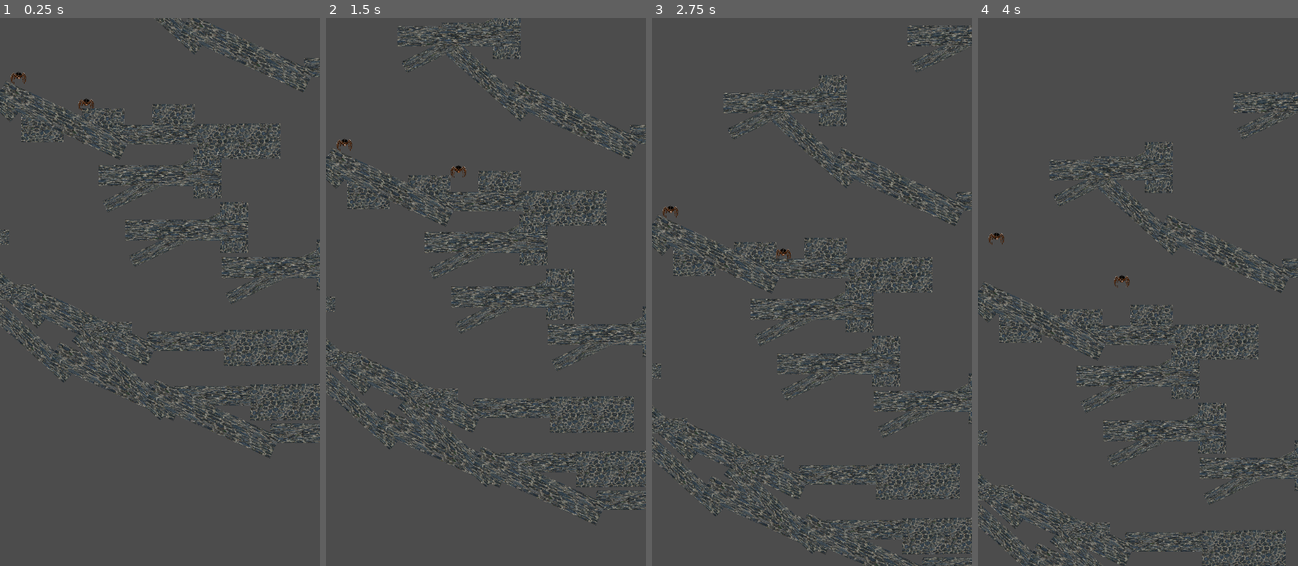
Above: before the commit, frames 1-4 (left to right).
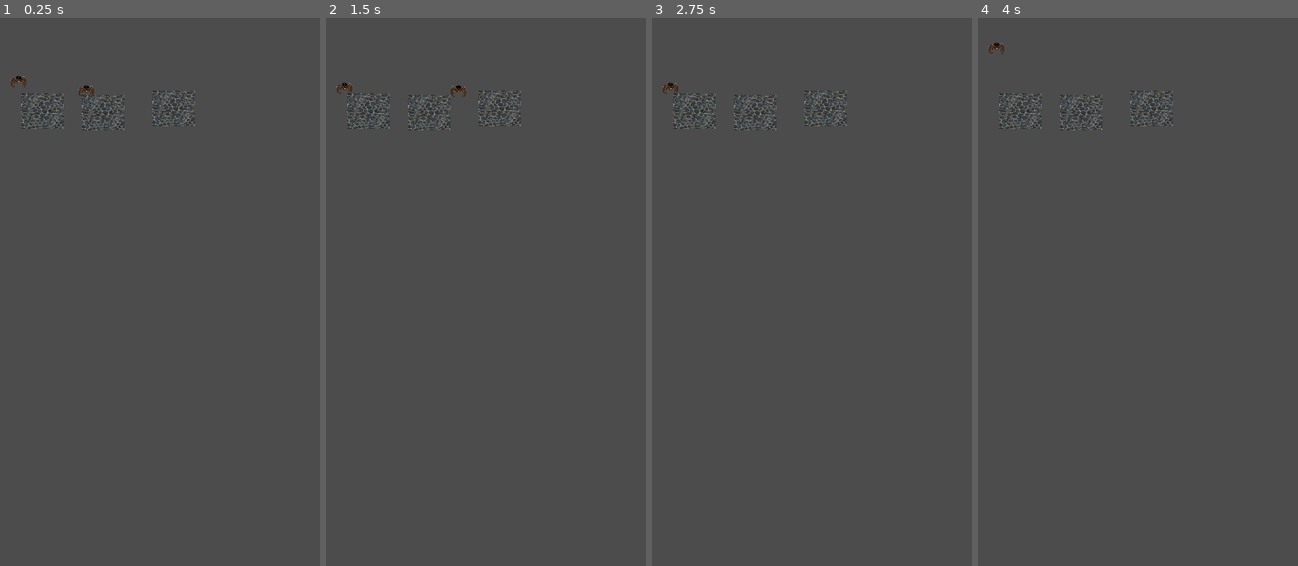
Above: after the commit, the same moments.

Repository: downhillGames/WebOfWar
Game: Godot game, scene res://MAin.tscn
Two runs of this game, one before a commit and one after it. Both use one fixed random seed, a clock stepped at 60 frames per second and the inputs below.
Inputs:
- Up to frame 1 (0.25 s): no input
- Up to frame 2 (1.5 s): tap Enter (ui_accept) at 0.5, 0.77 s; hold Shift (punch1) 0.53-1.28 s; hold D (2p_right) from 0.53 s (still down); tap Shift (punch1) at 1.35 s
- Up to frame 3 (2.75 s): tap Enter (ui_accept) at 1.52 s; release D (2p_right) at 2.03 s; hold A (2p_left) from 2.03 s (still down); hold Shift (punch1) from 2.03 s (still down)
- Up to frame 4 (4 s): release A (2p_left) at 2.78 s; release Shift (punch1) at 2.78 s; hold D (2p_right) from 2.78 s (still down); tap Shift (punch1) at 2.85 s; tap Enter (ui_accept) at 3.02, 3.77 s; hold Shift (punch1) from 3.53 s (still down)

The runs differ from the first frame. In frame 1, 10% of the frame differs, in the area x 0-100%, y 0-81%; in frame 2, 12%, in the area x 0-100%, y 0-93%; in frame 3, 12%; in frame 4, 10%.
Error after the commit: Invalid set index 'position' (on base: 'Nil') with value of type 'Vector2'. (res://test.gd:57)

Commit message:
3pm update

Diff:
--- a/platform1.tscn
+++ b/platform1.tscn
@@ -3,17 +3,22 @@
 [ext_resource path="res://Platform_test.tscn" type="PackedScene" id=1]
 
 [node name="Platform1" type="Node2D"]
+scale = Vector2( 0.970749, 0.59053 )
 
 [node name="Platform_test" parent="." instance=ExtResource( 1 )]
+position = Vector2( -371.878, 93.1367 )
+
+[node name="Platform_test4" parent="." instance=ExtResource( 1 )]
+position = Vector2( 116.405, 281.104 )
+rotation = 0.286172
+scale = Vector2( 1.36393, 0.5 )
 
 [node name="Platform_test2" parent="." instance=ExtResource( 1 )]
-position = Vector2( -73, 144 )
-scale = Vector2( 0.75, 2 )
+position = Vector2( -297.406, 125.333 )
+rotation = 0.231113
+scale = Vector2( 1.54289, -0.472683 )
 
 [node name="Platform_test3" parent="." instance=ExtResource( 1 )]
-position = Vector2( 79, -58 )
-scale = Vector2( 0.75, 1 )
-
-[node name="Platform_test4" parent="." instance=ExtResource( 1 )]
-position = Vector2( 168, -65 )
-scale = Vector2( 0.375, 0.5 )
+position = Vector2( -59.7476, 152.406 )
+rotation = 0.610744
+scale = Vector2( 1.49953, 0.393359 )
--- a/platform2.tscn
+++ b/platform2.tscn
@@ -8,18 +8,19 @@
 position = Vector2( -71, -8 )
 
 [node name="Platform_test2" parent="." instance=ExtResource( 1 )]
-position = Vector2( 6, -55 )
+position = Vector2( 0, -44 )
 scale = Vector2( 0.25, 0.25 )
 
 [node name="Platform_test3" parent="." instance=ExtResource( 1 )]
-position = Vector2( -134, 38 )
+position = Vector2( -154, 71 )
+rotation = -0.444815
 scale = Vector2( 0.73083, 0.364173 )
 
 [node name="Platform_test4" parent="." instance=ExtResource( 1 )]
-position = Vector2( -27, -60 )
-rotation = -1.55167
+position = Vector2( 124, -60 )
+rotation = -0.462806
 scale = Vector2( 0.5, 0.267999 )
 
 [node name="Platform_test5" parent="." instance=ExtResource( 1 )]
-position = Vector2( -150, -46 )
+position = Vector2( 29, -56 )
 scale = Vector2( 0.763948, 0.163657 )
--- a/platform3.tscn
+++ b/platform3.tscn
@@ -5,21 +5,26 @@
 [node name="platform3" type="Node2D"]
 
 [node name="Platform_test" parent="." instance=ExtResource( 1 )]
-position = Vector2( -42, -5 )
-rotation = -0.795098
+position = Vector2( -6, 40 )
+rotation = -0.621794
 scale = Vector2( 0.075223, 0.84837 )
 
 [node name="Platform_test2" parent="." instance=ExtResource( 1 )]
-position = Vector2( -160, 13 )
-scale = Vector2( 0.946111, 0.178609 )
+position = Vector2( -102, 14 )
+scale = Vector2( -1.04668, 0.210881 )
 
 [node name="Platform_test3" parent="." instance=ExtResource( 1 )]
 position = Vector2( -59, 85 )
+rotation = 0.31817
 scale = Vector2( 1.52901, -0.138945 )
 
 [node name="Platform_test4" parent="." instance=ExtResource( 1 )]
-position = Vector2( -114, -47 )
+position = Vector2( -198, -72 )
+rotation = 0.426317
 scale = Vector2( 0.690208, -0.128579 )
+__meta__ = {
+"_edit_group_": true
+}
 
 [node name="Platform_test5" parent="." instance=ExtResource( 1 )]
 position = Vector2( -98, 18 )
--- a/platform4.tscn
+++ b/platform4.tscn
@@ -5,25 +5,26 @@
 [node name="Node2D" type="Node2D"]
 
 [node name="Platform_test2" parent="." instance=ExtResource( 1 )]
-position = Vector2( 6.99998, 2.99999 )
+position = Vector2( 45, 11 )
+rotation = 0.755736
 scale = Vector2( 0.37698, -2.36081 )
 
 [node name="Platform_test3" parent="." instance=ExtResource( 1 )]
-position = Vector2( 39, 42 )
-rotation = 2.9305
+position = Vector2( 33, 37 )
+rotation = 2.59172
 scale = Vector2( 1.27388, 0.104835 )
 
 [node name="Platform_test4" parent="." instance=ExtResource( 1 )]
-position = Vector2( 99, 69 )
-rotation = 0.341082
+position = Vector2( -344, 130 )
+rotation = -0.259349
 scale = Vector2( 0.866596, 0.164588 )
 
 [node name="Platform_test5" parent="." instance=ExtResource( 1 )]
-position = Vector2( -100, 58 )
+position = Vector2( -135, 70 )
 rotation = 0.141019
 scale = Vector2( 1.0125, 0.111042 )
 
 [node name="Platform_test6" parent="." instance=ExtResource( 1 )]
-position = Vector2( -148, 48 )
-rotation = 0.573616
+position = Vector2( -248, 99 )
+rotation = -0.288371
 scale = Vector2( 0.872611, 0.141988 )
--- a/platform5.tscn
+++ b/platform5.tscn
@@ -5,18 +5,21 @@
 [node name="Node2D" type="Node2D"]
 
 [node name="Platform_test" parent="." instance=ExtResource( 1 )]
-position = Vector2( -166, 71 )
+position = Vector2( -85, 61 )
+rotation = -0.0110145
 scale = Vector2( 1.00837, 0.307525 )
 
 [node name="Platform_test2" parent="." instance=ExtResource( 1 )]
-position = Vector2( -78, -11 )
+position = Vector2( 18, 81 )
+rotation = 0.222466
 scale = Vector2( 0.828141, 0.186138 )
 
 [node name="Platform_test3" parent="." instance=ExtResource( 1 )]
-position = Vector2( -79, 8 )
+position = Vector2( -197, -30 )
+rotation = -0.903347
 scale = Vector2( 0.131012, 1.64404 )
 
 [node name="Platform_test4" parent="." instance=ExtResource( 1 )]
-position = Vector2( -140, 50 )
-rotation = -0.111974
+position = Vector2( 134, 127 )
+rotation = 0.0971303
 scale = Vector2( 1.03997, 0.173445 )
--- a/platform6.tscn
+++ b/platform6.tscn
@@ -5,24 +5,25 @@
 [node name="Node2D" type="Node2D"]
 
 [node name="Platform_test" parent="." instance=ExtResource( 1 )]
-position = Vector2( -28, 4 )
+position = Vector2( -11, -49 )
 scale = Vector2( 0.791023, 0.53807 )
 
 [node name="Platform_test2" parent="." instance=ExtResource( 1 )]
-position = Vector2( 63, -34 )
+position = Vector2( 94, -102 )
 
 [node name="Platform_test3" parent="." instance=ExtResource( 1 )]
-position = Vector2( -243, -33 )
+position = Vector2( -208, 22 )
 scale = Vector2( -0.273068, 0.400489 )
 
 [node name="Platform_test4" parent="." instance=ExtResource( 1 )]
-position = Vector2( -213, 15 )
+position = Vector2( -148, 32 )
+rotation = 1.61319
 scale = Vector2( 0.379905, 0.583686 )
 
 [node name="Platform_test5" parent="." instance=ExtResource( 1 )]
-position = Vector2( -142, 50 )
+position = Vector2( -134, 7 )
 scale = Vector2( 0.881193, 0.485024 )
 
 [node name="Platform_test6" parent="." instance=ExtResource( 1 )]
-position = Vector2( 96, -103 )
+position = Vector2( 158, -157 )
 scale = Vector2( 0.226629, 0.840821 )
--- a/platform7.tscn
+++ b/platform7.tscn
@@ -18,10 +18,10 @@
 scale = Vector2( 0.328088, 0.714746 )
 
 [node name="Platform_test4" parent="." instance=ExtResource( 1 )]
-position = Vector2( 202, -22 )
+position = Vector2( 206, 14 )
 
 [node name="Platform_test5" parent="." instance=ExtResource( 1 )]
-position = Vector2( -294, -219 )
+position = Vector2( -310, -220 )
 scale = Vector2( 0.591231, 0.213552 )
 
 [node name="Platform_test6" parent="." instance=ExtResource( 1 )]
@@ -30,10 +30,10 @@
 scale = Vector2( 0.209598, 1.67994 )
 
 [node name="Platform_test7" parent="." instance=ExtResource( 1 )]
-position = Vector2( 280, -23 )
+position = Vector2( 278, 62 )
 
 [node name="Platform_test8" parent="." instance=ExtResource( 1 )]
-position = Vector2( 188, -317 )
+position = Vector2( 103, -266 )
 scale = Vector2( -1.45925, -0.291168 )
 
 [node name="Platform_test9" parent="." instance=ExtResource( 1 )]
--- a/platform8.tscn
+++ b/platform8.tscn
@@ -5,20 +5,21 @@
 [node name="platform8" type="Node2D"]
 
 [node name="Platform_test" parent="." instance=ExtResource( 1 )]
-position = Vector2( 93, 154 )
+position = Vector2( -287, 111 )
+rotation = -0.0669382
 
 [node name="Platform_test2" parent="." instance=ExtResource( 1 )]
-position = Vector2( 19, 104 )
+position = Vector2( -216, 44 )
 
 [node name="Platform_test3" parent="." instance=ExtResource( 1 )]
-position = Vector2( -77, 61 )
+position = Vector2( -152, 7.00001 )
 scale = Vector2( 0.740001, 0.5 )
 
 [node name="Platform_test4" parent="." instance=ExtResource( 1 )]
-position = Vector2( -167, 48 )
-rotation = 0.286096
+position = Vector2( -50, -31 )
+rotation = -0.0299132
 
 [node name="Platform_test5" parent="." instance=ExtResource( 1 )]
-position = Vector2( -257, 33 )
-rotation = 0.366725
+position = Vector2( 19, -65.9999 )
+rotation = -0.368722
 scale = Vector2( 1.55059, 0.210743 )
--- a/platform9.tscn
+++ b/platform9.tscn
@@ -5,18 +5,18 @@
 [node name="platform9" type="Node2D"]
 
 [node name="Platform_test" parent="." instance=ExtResource( 1 )]
-position = Vector2( -265, -101 )
+position = Vector2( -280, -129 )
 scale = Vector2( 0.272709, 0.358368 )
 
 [node name="Platform_test2" parent="." instance=ExtResource( 1 )]
-position = Vector2( -242, -51 )
+position = Vector2( -243, -79 )
 
 [node name="Platform_test3" parent="." instance=ExtResource( 1 )]
-position = Vector2( -200, -5 )
+position = Vector2( -172, -29 )
 
 [node name="Platform_test4" parent="." instance=ExtResource( 1 )]
-position = Vector2( -140, 18 )
+position = Vector2( -104, 40 )
 scale = Vector2( 0.771987, -0.298564 )
 
 [node name="Platform_test5" parent="." instance=ExtResource( 1 )]
-position = Vector2( -79, 41 )
+position = Vector2( 11, 61 )
--- a/test.gd
+++ b/test.gd
@@ -22,28 +22,36 @@
 
 func _ready():
 	var object
-	var rand = randi() % 10 + 1
+	var rand = randi() % 6
 	for i in range(5):
-		if rand == 1:
-			object = newplatform1.instance()
-		elif rand == 2:
-			object = newplatform2.instance()
-		elif rand== 3:
-			object = newplatform3.instance()
-		elif rand== 4:
-			object = newplatform4.instance()
-		elif rand== 5:
-			object = newplatform5.instance()
-		elif rand== 6:
-			object = newplatform6.instance()
-		elif rand== 7:
-			object = newplatform7.instance()
-		elif rand== 8:
-			object = newplatform8.instance()
-		elif rand== 9:
-			object = newplatform9.instance()
-		elif rand== 10:
-			object = newplatform10.instance()
+		if  i%2==0:
+
+			if rand== 1:
+				object = newplatform2.instance()
+			elif rand== 2:
+				object = newplatform4.instance()
+			elif rand== 3:
+				object = newplatform6.instance()
+			elif rand== 4:
+				object = newplatform8.instance()
+			elif rand== 5:
+				object = newplatform10.instance()
+
+		elif  i%2==1:
+
+			if rand== 1:
+				object = newplatform1.instance()
+			elif rand== 2:
+				object = newplatform3.instance()
+			elif rand== 3:
+				object = newplatform5.instance()
+			elif rand== 4:
+				object = newplatform6.instance()
+			elif rand== 5:
+				object = newplatform9.instance()
+
+
+
 		self. add_child(object)
 		object_array.append(object)
 		object.position = Vector2(rand_range(0, 500), rand_range(0, 1000))
@@ -53,8 +61,8 @@
 
 
 func _process(delta):
-	position.y += speed * delta
-
+	#position.y += speed * delta
+	pass
 func check_distance():
 	for i in range(len(object_array)):
 		for j in range(i+1, len(object_array)):
